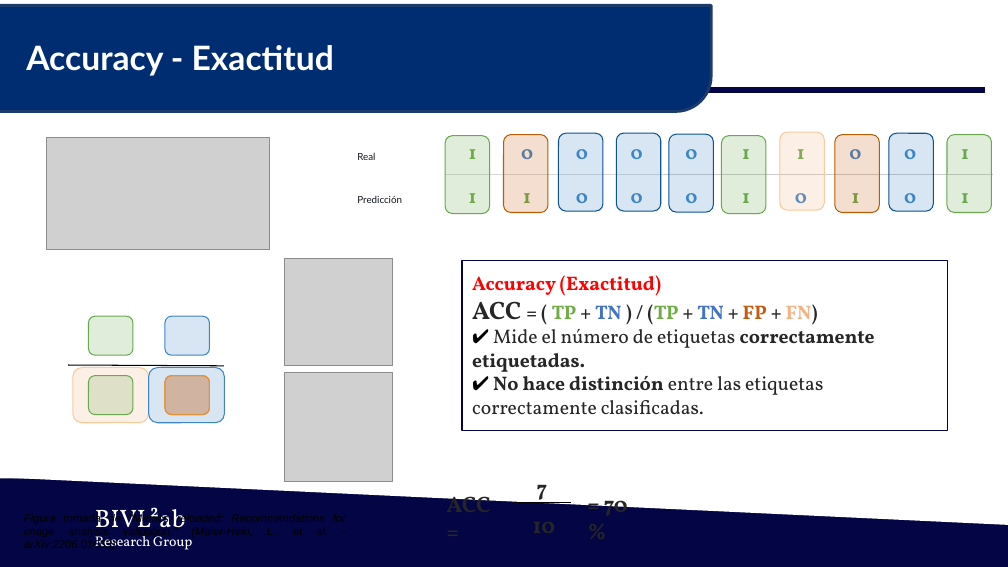
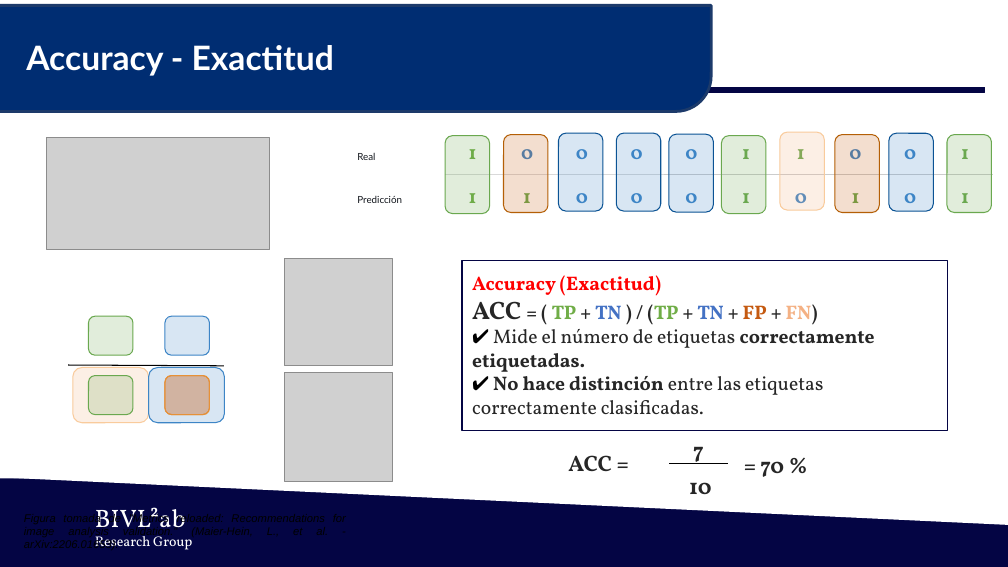
Before and after one commit to Lalo0105/ai-uis-student, a slide deck: slide 12 of 1. Lectures/pres 7 Evaluación de clasificadores.pptx. Drawn at 1008x567 pixels with LibreOffice and Linux fonts; fonts in the diff are those of the drawing; grey boxes stand for pictures; background and template pictures are left out. Boxes give left, top, right and bottom in pixels: in the first picture for what was removed or moved away, otherwise in the second. Text is boxed around its words. In the diff, an @@ line names an element or a change of style, - is before the commit and + after.

```diff
--- a/1. Lectures/pres 7 Evaluación de clasificadores.pptx
+++ b/1. Lectures/pres 7 Evaluación de clasificadores.pptx
@@ text "ACC =" rewrapped from [447,491,491,501] to [568,455,612,471] @@
@@ text "= 70 %": place and size @@
-text "= 70 %" at [604,491,628,507]
+text "= 70 %" at [760,461,784,477]
@@ 2 texts, 1 line: place and size @@
-2 texts, 1 line at [512,484,577,543]
+2 texts, 1 line at [669,446,728,494]
```
Also in this commit, not shown: 10 other slides changed, 5 slides added, 3 other files.
